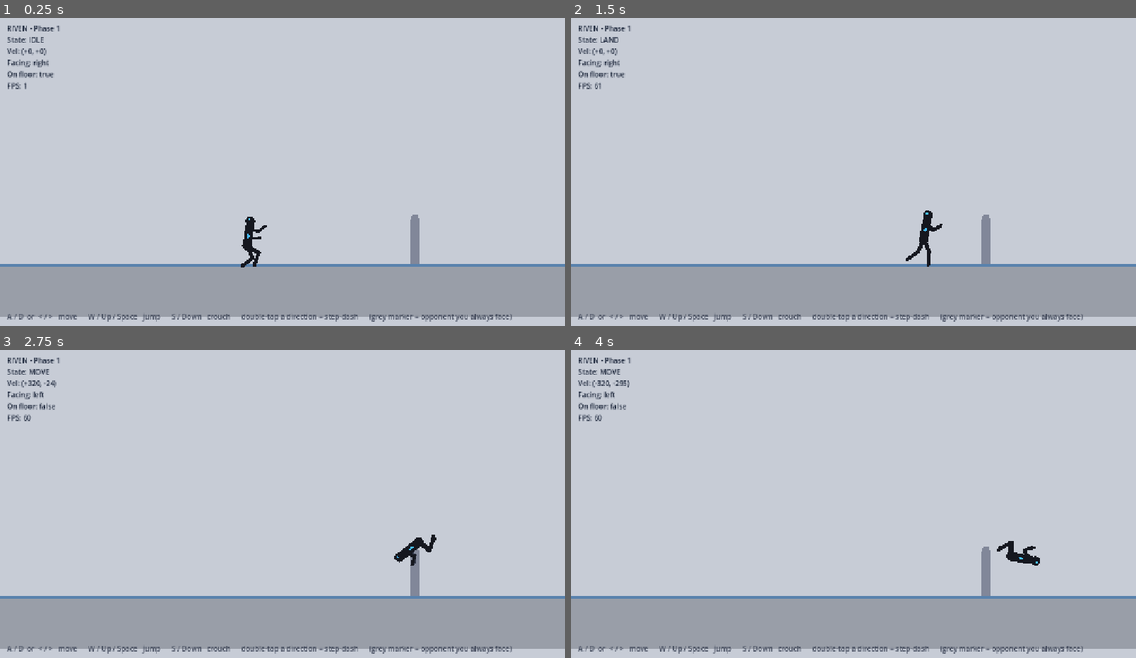
Above: before the commit, frames 1-4 (two rows, left to right).
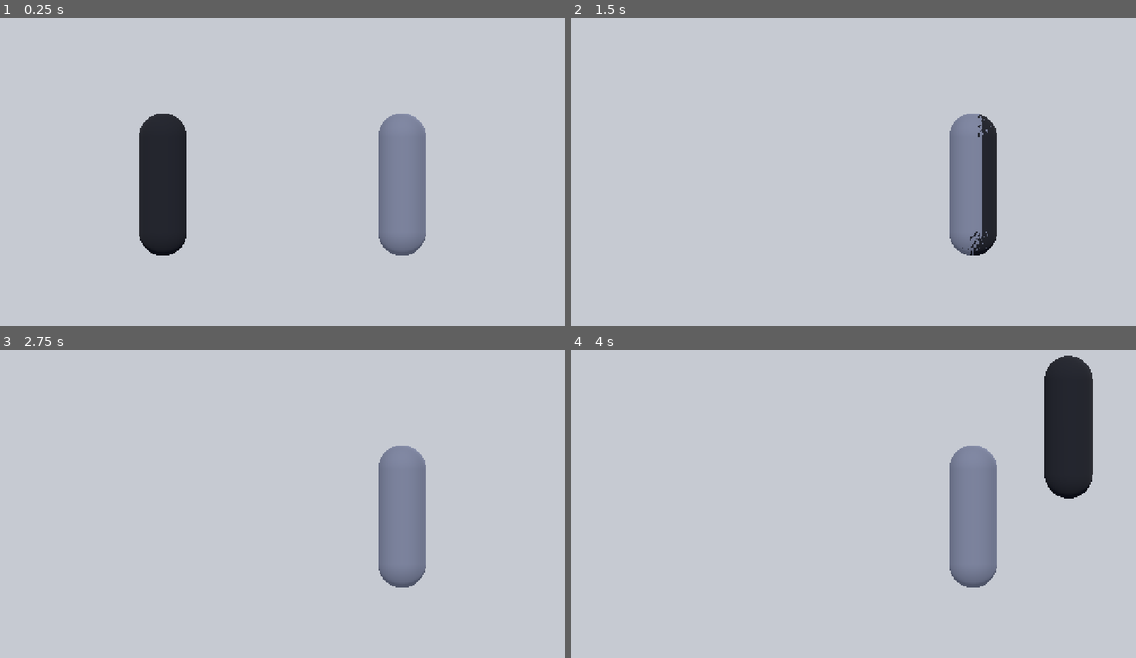
Above: after the commit, the same moments.

Repository: RJL-Marquez/RIVEN
Game: Godot game, scene res://scenes/Arena3D.tscn
Two runs of this game, one before a commit and one after it. Both use one fixed random seed, a clock stepped at 60 frames per second and the inputs below. Before the commit the project starts from res://scenes/Arena.tscn.
Inputs:
- Up to frame 1 (0.25 s): no input
- Up to frame 2 (1.5 s): tap Enter at 0.5 s; hold D (move_right) 0.53-1.28 s; tap W (jump) at 0.6, 0.77, 1.07 s; hold Down from 1.28 s (still down); tap J (attack) at 1.35 s
- Up to frame 3 (2.75 s): tap W (jump) at 1.52, 1.55, 1.82, 2.3 s; release Down at 2.03 s; hold D (move_right) from 2.03 s (still down); tap L (block) at 2.1 s
- Up to frame 4 (4 s): release D (move_right) at 2.78 s; hold Up 2.78-3.53 s; tap S (crouch) at 2.85 s; tap W (jump) at 3.02, 3.05, 3.32, 3.77, 3.8 s; tap Space at 3.5 s; hold A (move_left) from 3.53 s (still down); tap K (kick) at 3.6 s

The runs differ from the first frame. In frame 1, 26% of the frame differs, in the area x 0-100%, y 2-99%; in frame 2, 22%; in frame 3, 22%; in frame 4, 26%, in the area x 0-100%, y 1-99%.

Commit message:
Phase 1: scaffold 2.5D framework (3D characters, 2D-play plane)
Pivot to 2.5D (3D characters on a flat fighting plane, side camera) in the
Shadow Fight 3 style:
- scenes/Arena3D.tscn: orthographic side-view camera, directional light,
  light-gray environment, ground, a placeholder capsule fighter and opponent.
- actors/fighter3d: a CharacterBody3D fighter constrained to the 2D plane
  (moves on X, jumps on Y, pinned to Z=0), faces the opponent; real Mixamo
  character + animations will parent under its Model node.
- Main scene switched to Arena3D. The 2D rig is kept for reference.

Co-Authored-By: Claude Opus 4.8 <noreply@anthropic.com>

Diff:
--- /dev/null
+++ b/actors/fighter3d/Fighter3D.tscn
@@ -0,0 +1,28 @@
+[gd_scene load_steps=5 format=3]
+
+[ext_resource type="Script" path="res://actors/fighter3d/fighter3d.gd" id="1"]
+
+[sub_resource type="CapsuleShape3D" id="Cap"]
+radius = 0.3
+height = 1.8
+
+[sub_resource type="CapsuleMesh" id="CapMesh"]
+radius = 0.3
+height = 1.8
+
+[sub_resource type="StandardMaterial3D" id="Mat"]
+albedo_color = Color(0.082, 0.09, 0.122, 1)
+
+[node name="Fighter3D" type="CharacterBody3D"]
+script = ExtResource("1")
+
+[node name="Collision" type="CollisionShape3D" parent="."]
+transform = Transform3D(1, 0, 0, 0, 1, 0, 0, 0, 1, 0, 0.9, 0)
+shape = SubResource("Cap")
+
+[node name="Model" type="Node3D" parent="."]
+
+[node name="Mesh" type="MeshInstance3D" parent="Model"]
+transform = Transform3D(1, 0, 0, 0, 1, 0, 0, 0, 1, 0, 0.9, 0)
+mesh = SubResource("CapMesh")
+material_override = SubResource("Mat")
--- /dev/null
+++ b/actors/fighter3d/fighter3d.gd
@@ -0,0 +1,38 @@
+extends CharacterBody3D
+## 2.5D fighter: a 3D body constrained to the 2D fighting plane (moves on X,
+## jumps on Y, pinned to Z = 0), facing the opponent. The real character +
+## animations (e.g. from Mixamo) get parented under the Model node, and the
+## state machine / combat port over from the 2D version.
+
+@export var speed := 4.0
+@export var gravity := 18.0
+@export var jump_velocity := 7.0
+@export var opponent_path: NodePath
+
+var facing := 1
+var _opponent: Node3D
+
+@onready var model: Node3D = $Model
+
+func _ready() -> void:
+	if opponent_path != NodePath(""):
+		_opponent = get_node_or_null(opponent_path)
+
+func _physics_process(delta: float) -> void:
+	if not is_on_floor():
+		velocity.y -= gravity * delta
+	velocity.x = Input.get_axis("move_left", "move_right") * speed
+	if is_on_floor() and Input.is_action_just_pressed("jump"):
+		velocity.y = jump_velocity
+	velocity.z = 0.0
+	move_and_slide()
+	# Stay on the fighting plane.
+	global_position.z = 0.0
+	_update_facing()
+
+func _update_facing() -> void:
+	if _opponent and is_instance_valid(_opponent):
+		facing = -1 if _opponent.global_position.x < global_position.x else 1
+	# Turn the visual to face the opponent. The 90 deg base offset suits a
+	# character that faces +Z by default (tune for the imported model).
+	model.rotation.y = deg_to_rad(90.0) if facing == 1 else deg_to_rad(-90.0)
--- a/project.godot
+++ b/project.godot
@@ -12,7 +12,7 @@
 
 config/name="RIVEN"
 config/description="A weighty, tactical 1v1 fantasy duel fighter in the Shadow Fight tradition."
-run/main_scene="res://scenes/Arena.tscn"
+run/main_scene="res://scenes/Arena3D.tscn"
 config/features=PackedStringArray("4.7", "GL Compatibility")
 config/icon="res://icon.svg"
 
--- /dev/null
+++ b/scenes/Arena3D.tscn
@@ -0,0 +1,60 @@
+[gd_scene load_steps=8 format=3]
+
+[ext_resource type="PackedScene" path="res://actors/fighter3d/Fighter3D.tscn" id="1"]
+
+[sub_resource type="Environment" id="Env"]
+background_mode = 1
+background_color = Color(0.776, 0.792, 0.824, 1)
+ambient_light_color = Color(0.6, 0.62, 0.66, 1)
+ambient_light_energy = 0.6
+
+[sub_resource type="BoxShape3D" id="GroundShape"]
+size = Vector3(40, 0.2, 10)
+
+[sub_resource type="PlaneMesh" id="Plane"]
+size = Vector2(40, 10)
+
+[sub_resource type="StandardMaterial3D" id="GMat"]
+albedo_color = Color(0.553, 0.576, 0.627, 1)
+
+[sub_resource type="CapsuleMesh" id="OppMesh"]
+radius = 0.3
+height = 1.8
+
+[sub_resource type="StandardMaterial3D" id="OppMat"]
+albedo_color = Color(0.4, 0.42, 0.5, 1)
+
+[node name="Arena3D" type="Node3D"]
+
+[node name="Camera3D" type="Camera3D" parent="."]
+transform = Transform3D(1, 0, 0, 0, 1, 0, 0, 0, 1, 0, 1, 10)
+projection = 1
+size = 4.0
+
+[node name="Sun" type="DirectionalLight3D" parent="."]
+transform = Transform3D(1, 0, 0, 0, 0.866, 0.5, 0, -0.5, 0.866, 2, 6, 4)
+
+[node name="WorldEnvironment" type="WorldEnvironment" parent="."]
+environment = SubResource("Env")
+
+[node name="Ground" type="StaticBody3D" parent="."]
+
+[node name="Col" type="CollisionShape3D" parent="Ground"]
+transform = Transform3D(1, 0, 0, 0, 1, 0, 0, 0, 1, 0, -0.1, 0)
+shape = SubResource("GroundShape")
+
+[node name="Mesh" type="MeshInstance3D" parent="Ground"]
+mesh = SubResource("Plane")
+material_override = SubResource("GMat")
+
+[node name="Fighter3D" parent="." instance=ExtResource("1")]
+transform = Transform3D(1, 0, 0, 0, 1, 0, 0, 0, 1, -1.5, 0, 0)
+opponent_path = NodePath("../Opponent")
+
+[node name="Opponent" type="Node3D" parent="."]
+transform = Transform3D(1, 0, 0, 0, 1, 0, 0, 0, 1, 1.5, 0, 0)
+
+[node name="Mesh" type="MeshInstance3D" parent="Opponent"]
+transform = Transform3D(1, 0, 0, 0, 1, 0, 0, 0, 1, 0, 0.9, 0)
+mesh = SubResource("OppMesh")
+material_override = SubResource("OppMat")
